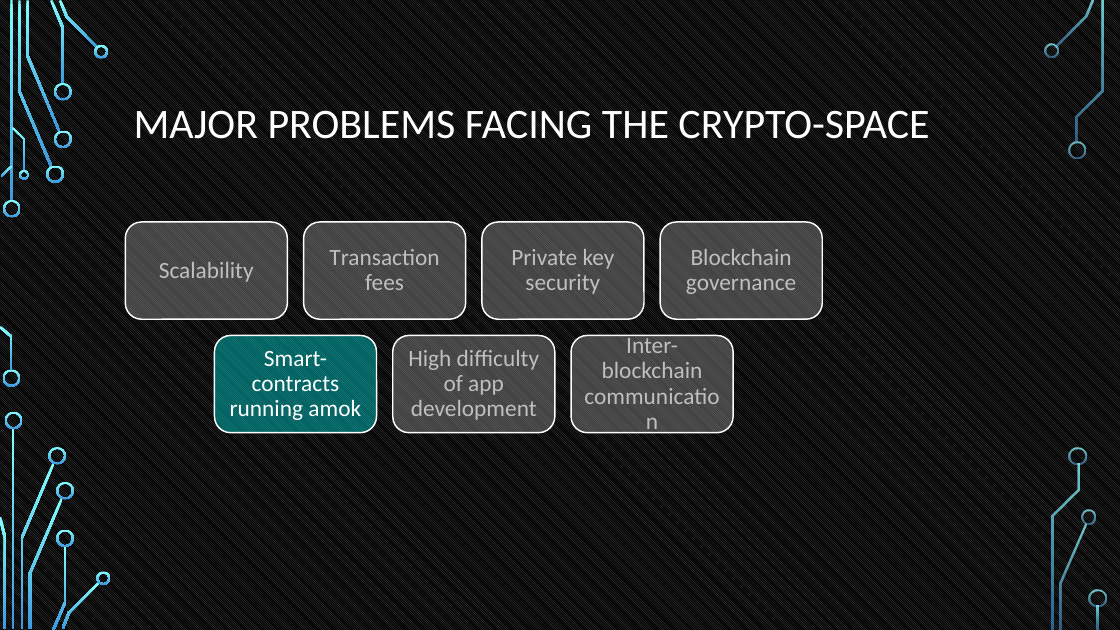
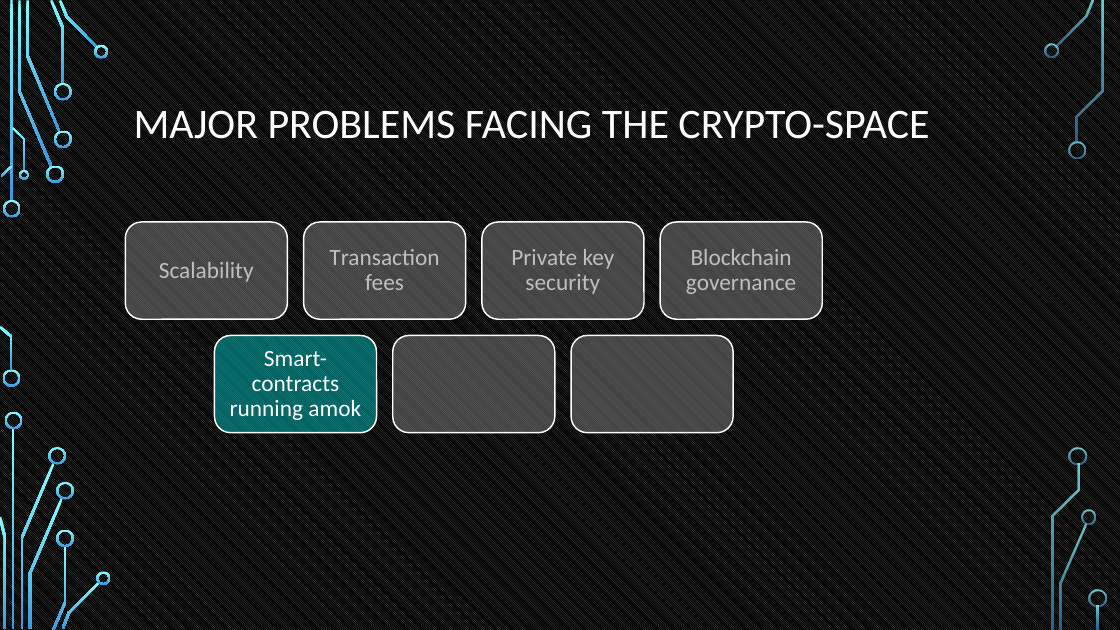
Before and after one commit to tokenika/tokenika.github.io, a slide deck: slide 19 of WarsawBlock(3).pptx (slide 18 before the commit). Drawn at 1120x630 pixels with LibreOffice and Linux fonts; fonts in the diff are those of the drawing; background and template pictures are left out. Boxes give left, top, right and bottom in pixels: in the first picture for what was removed or moved away, otherwise in the second. Text is boxed around its words. In the diff, an @@ line names an element or a change of style, - is before the commit and + after.

```diff
--- a/WarsawBlock(3).pptx
+++ b/WarsawBlock(3).pptx
@@ text removed at bbox=[408, 350, 539, 420] @@
-High difficulty of app development
@@ text removed at bbox=[602, 335, 703, 378] @@
-Inter-blockchain communication
```
Also in this commit, not shown: 21 other slides changed, 1 slide added, 4 other files.
